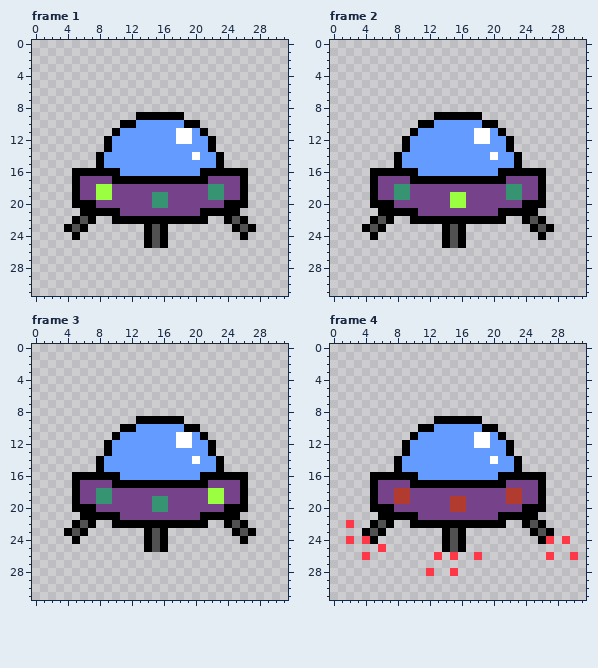
A pixel-art file gets an edit: Assets/Justin/JustinGraphics/Mini Saucer.aseprite. Above, as it was before the edit.
32x32 pixels, 5 frames. Shown: frame 1, frame 2, frame 3, frame 4. The commit also changed other frames, which this record leaves out.
The same view after the edit:
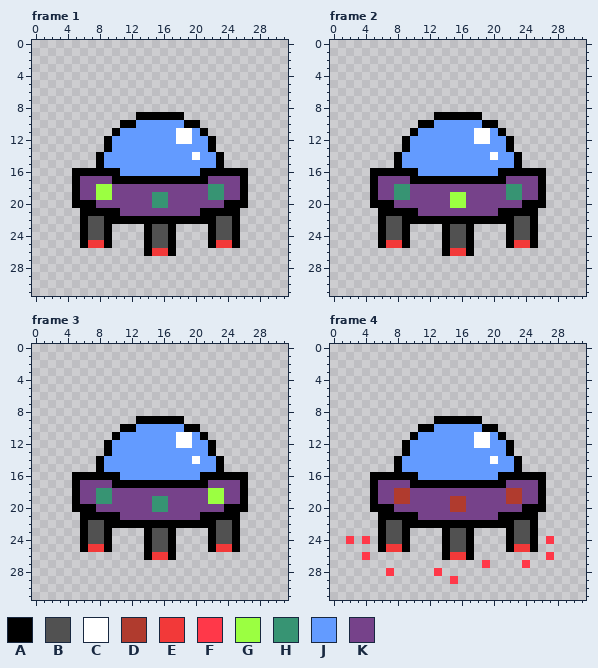
Palette (. is transparent): A #000000  B #515151  C #ffffff  D #b03b2e  E #f23939  F #ff3849  G #9bff41  H #379473  J #639bff  K #76428a
Change:
Frame 1, layer "Layer 1":
The edit adds colour A in row 22 at x 9 and 22; in row 23 at x 9, 17 and 22; in rows 24 to 25 at x 6, 9, 17, 22 and 25; in row 26 at x 14 and 17.
Colour B gives way to colour A in row 22 at x 6 and 25.
The edit adds colour B in row 22 at x 8 and 23; in rows 23 to 24 at x 7 to 8 and 23 to 24.
Colour A gives way to colour B in row 22 at x 7 and 24; in rows 23 to 25 at x 16.
The edit adds colour E in row 25 at x 7 to 8 and 23 to 24; in row 26 at x 15 to 16.
The author cleared colour A in row 22 at x 5 and 26; in row 23 at x 4 and 27; in row 24 at x 5 and 26.
The author cleared colour B in row 23 at x 5 and 26.
Frame 2, layer "Layer 1": the same change as frame 1
Frame 3, layer "Layer 1": the same change as frame 1
Frame 4, layer "Layer 1":
The edit adds colour A in row 22 at x 9 and 22; in row 23 at x 9, 17 and 22; in row 24 at x 6, 9, 17, 22 and 25; in row 25 at x 9, 17, 22 and 25; in row 26 at x 14 and 17.
Colour B gives way to colour A in row 22 at x 6 and 25.
Colour F gives way to colour A in row 25 at x 6.
The edit adds colour B in row 22 at x 8 and 23; in rows 23 to 24 at x 7 to 8 and 23 to 24.
Colour A gives way to colour B in row 22 at x 7 and 24; in rows 23 to 25 at x 16.
The edit adds colour E in row 25 at x 7 to 8 and 23 to 24; in row 26 at x 16.
Colour F gives way to colour E in row 26 at x 15.
The edit adds colour F in row 27 at x 19 and 24; in row 28 at x 7 and 13; in row 29 at x 15.
The author cleared colour A in row 22 at x 5 and 26; in row 23 at x 4 and 27; in row 24 at x 5 and 26.
The author cleared colour B in row 23 at x 5 and 26.
The author cleared colour F in row 22 at x 2; in row 24 at x 29; in row 26 at x 13, 18 and 30; in row 28 at x 12 and 15.
Changed places in both pictures, as pixel boxes (x1, y1, x2, y2):
changed: (64, 216, 176, 256)
changed: (208, 216, 256, 248)
changed: (362, 216, 474, 256)
changed: (506, 216, 554, 248)
changed: (64, 520, 176, 560)
changed: (208, 520, 256, 552)
changed: (346, 520, 578, 584)
